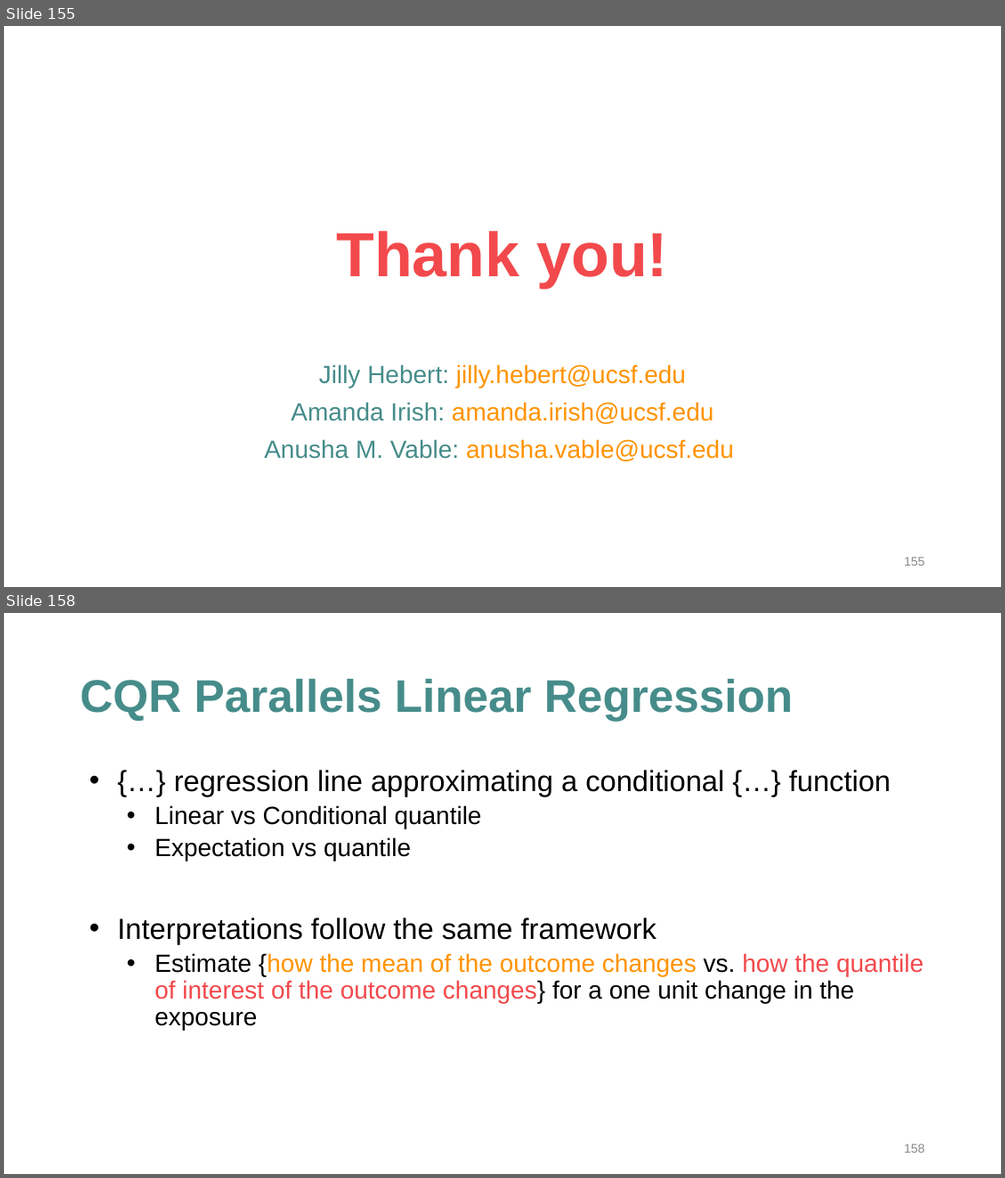
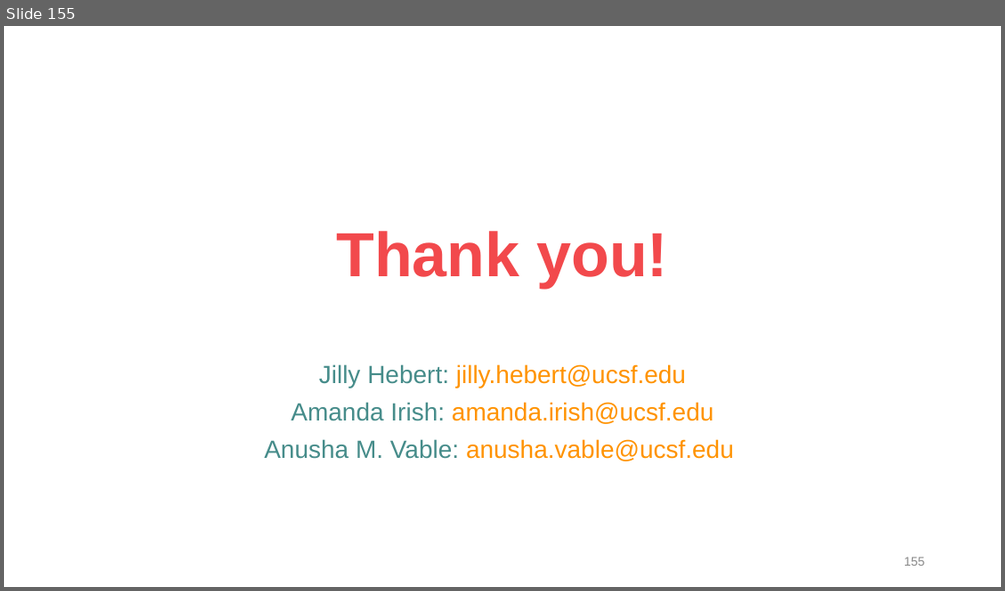
Before and after one commit to VabLab/Quantile-Regression-Workshop, a slide deck: 2025 QR Workshop.pptx. Shown one above the other, each under a label of ours: slides 155 and 158 before the commit, slide 155 after it; the slides between them are not shown. The pictures are 1005x1178 and 1005x591 pixels, drawn with LibreOffice and Linux fonts; fonts in the diff are those of the drawing. Boxes give left, top, right and bottom in pixels: in the first picture for what was removed or moved away, otherwise in the second. Text is boxed around its words. In the diff, an @@ line names an element or a change of style, - is before the commit and + after.

```diff
--- a/2025 QR Workshop.pptx
+++ b/2025 QR Workshop.pptx
@@ slide 158 removed at (4,613,1001,1174), background #FFFFFF @@
@@ title removed at (80,679,793,721) @@
-CQR Parallels Linear Regression
@@ text removed at (117,770,923,1030) @@
-• {…} regression line approximating a conditional {…} function
-  • Linear vs Conditional quantile
-  • Expectation vs quantile
-• Interpretations follow the same framework
-  • Estimate {how the mean of the outcome changes vs. how the quantile of interest of the outcome changes} for a one unit change in the exposure
@@ page number removed at (904,1143,924,1152) @@
-158
```
Also in this commit, not shown: 1 slide changed, 7 other slides removed.
